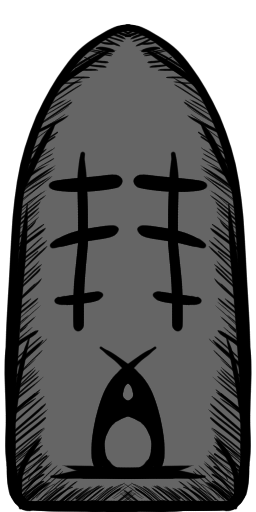
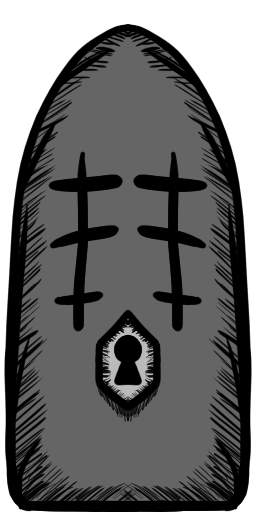
Before/after of a 256×512 layered artwork. What changed in the layer stack:
painted on "Outline" over [50,309,206,480]
added group "Lock" (2nd of 2, in "Door" › "GreyDoor") with 4 layers in group "GreyDoor" over [91,309,165,448]
added layer "KeyHole" (2nd of 2, in "Door" › "GreyDoor" › "Lock") in group "Lock" over [91,309,165,448]
added layer "Maalitaso 4" (2nd of 2, in "Door" › "GreyDoor" › "Lock") in group "Lock" over [91,309,165,448]
added layer "Maalitaso 6" (2nd of 2, in "Door" › "GreyDoor" › "Lock") in group "Lock" over [91,309,165,448]
added layer "Maalitaso 5" (2nd of 2, in "Door" › "GreyDoor" › "Lock") in group "Lock" over [91,309,165,448]
painted on "Symbols" (2nd of 4, in "Door" › "GreyDoor") over [95,309,161,384]
hid "Symbols" (3rd of 4, in "Door" › "GreyDoor"), painted on it over [50,320,206,480]
